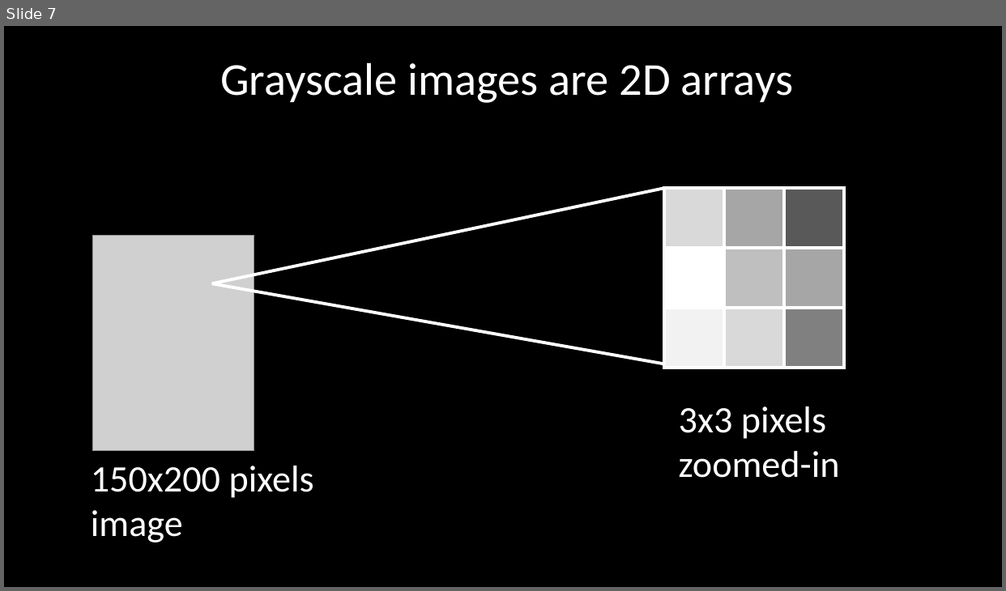
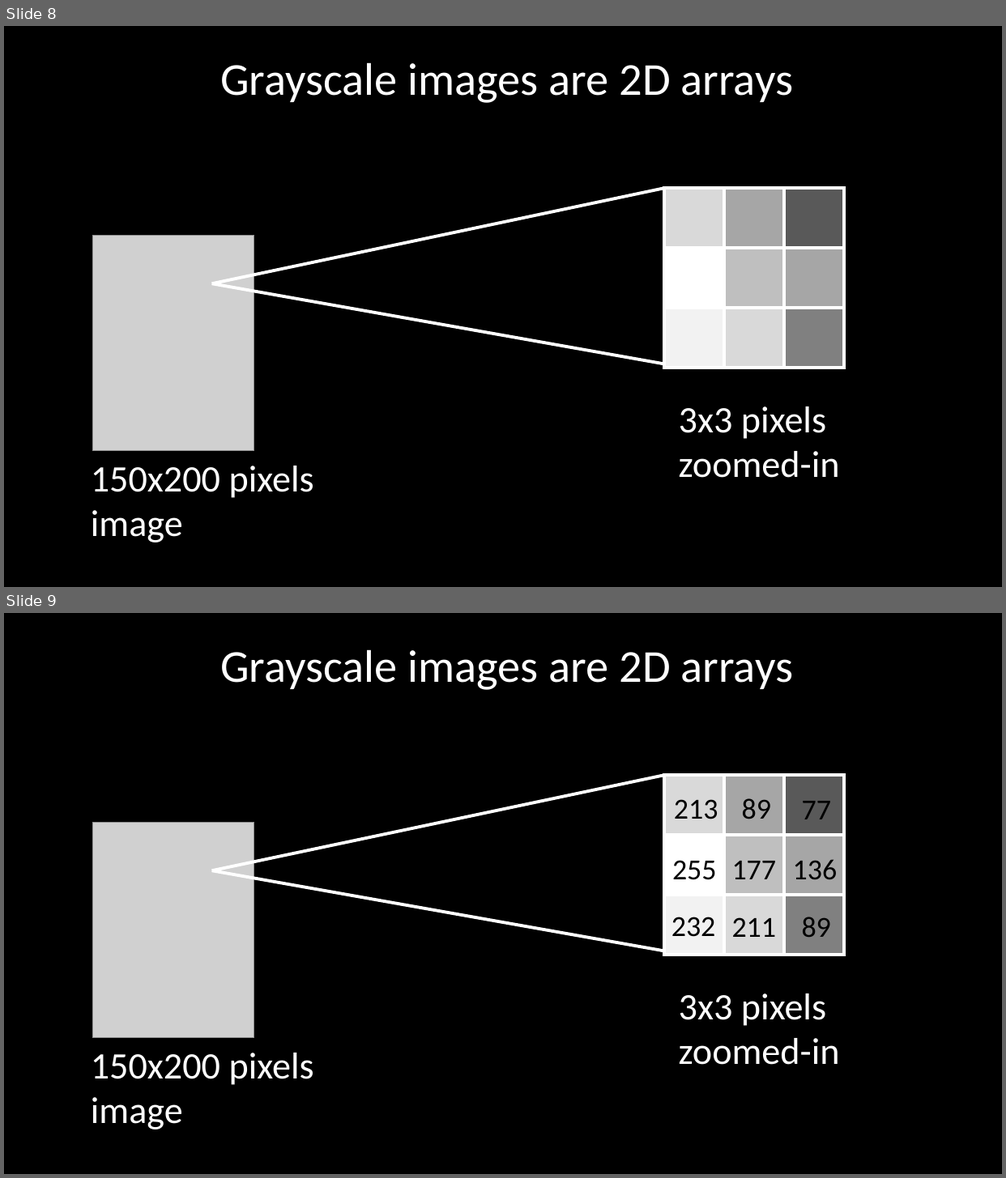
Before and after one commit to cxt106/PythonImagingBasic, a slide deck: ImPyClass.pptx. Shown one above the other, each under a label of ours: slide 7 before the commit, slides 8 and 9 after it. The pictures are 1006x591 and 1006x1178 pixels, drawn with LibreOffice and Linux fonts; fonts in the diff are those of the drawing; grey boxes stand for pictures. Boxes give left, top, right and bottom in pixels: in the first picture for what was removed or moved away, otherwise in the second. Text is boxed around its words. In the diff, an @@ line names an element or a change of style, - is before the commit and + after.

```diff
--- a/ImPyClass.pptx
+++ b/ImPyClass.pptx
@@ slide 9 added at (4, 613, 1002, 1174), background #000000 @@
@@ title added at (220, 649, 793, 690), 44 pt, text #FFFFFF @@
+Grayscale images are 2D arrays
@@ line added from (212, 871) to (664, 776), #FFFFFF 3 pt @@
@@ text added at (674, 799, 718, 820), 28 pt, text #000000 @@
+213
@@ text added at (742, 798, 771, 820), 28 pt, text #000000 @@
+89
@@ text added at (802, 801, 831, 820), 28 pt, text #000000 @@
+77
@@ picture added at (92, 822, 254, 1037) @@
@@ line added from (212, 871) to (664, 952), #FFFFFF 3 pt @@
@@ text added at (672, 860, 717, 880), 28 pt, text #000000 @@
+255
@@ text added at (732, 861, 777, 879), 28 pt, text #000000 @@
+177
@@ text added at (793, 859, 837, 879), 28 pt, text #000000 @@
+136
@@ group added at (664, 776, 844, 955): 9 rectangles @@
@@ text added at (671, 917, 716, 937), 28 pt, text #000000 @@
+232
@@ text added at (732, 918, 777, 937), 28 pt, text #000000 @@
+211
@@ text added at (802, 917, 831, 937), 28 pt, text #000000 @@
+89
@@ text added at (679, 994, 840, 1065), 36 pt, text #FFFFFF @@
+3x3 pixels
+zoomed-in
@@ text added at (91, 1053, 314, 1130), 36 pt, text #FFFFFF @@
+150x200 pixels
+image
@@ what was slide 7 is now slide 8 @@
```
Also in this commit, not shown: 1 other slide added.
